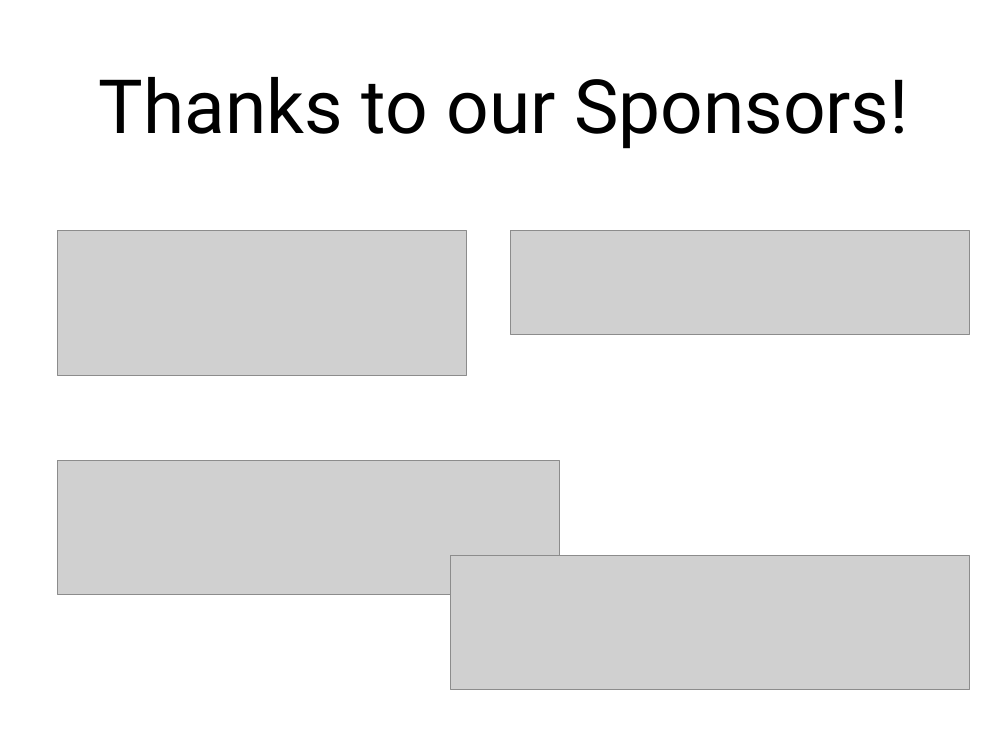
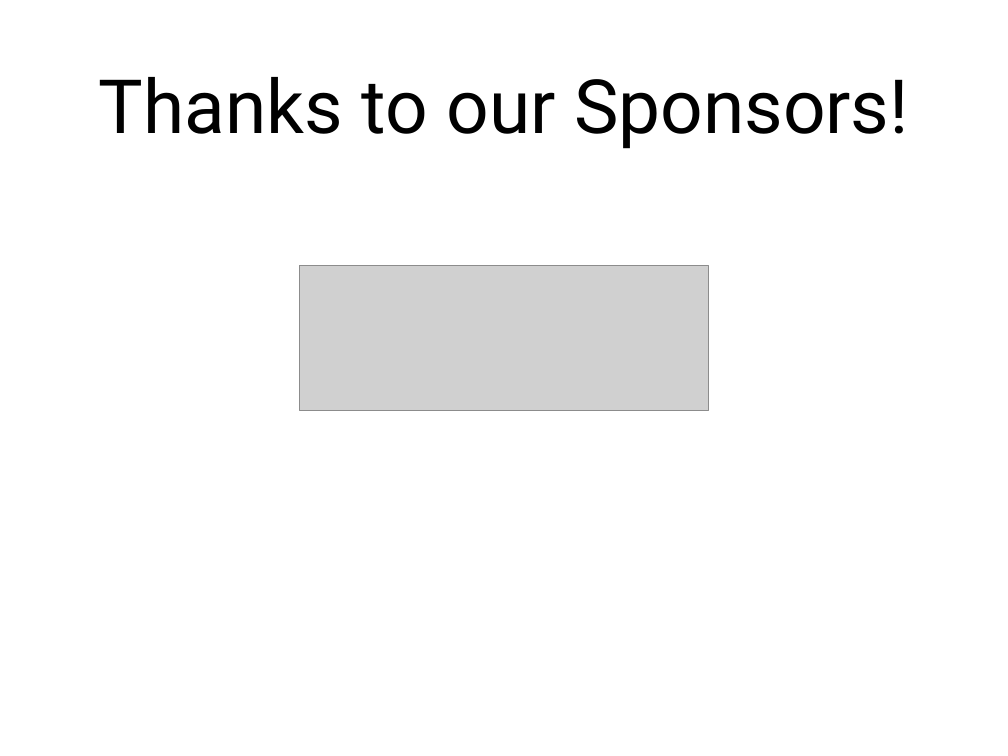
Before and after one commit to socalrug/hackathon-2024-04, a slide deck: slide 14 of admin/intro_slides/hackathon_intro_slides.pptx. Drawn at 1008x756 pixels with LibreOffice and Linux fonts; fonts in the diff are those of the drawing; grey boxes stand for pictures. Boxes give left, top, right and bottom in pixels: in the first picture for what was removed or moved away, otherwise in the second. Text is boxed around its words. In the diff, an @@ line names an element or a change of style, - is before the commit and + after.

```diff
--- a/admin/intro_slides/hackathon_intro_slides.pptx
+++ b/admin/intro_slides/hackathon_intro_slides.pptx
@@ picture removed at (511, 230, 970, 334) @@
@@ picture: place and size @@
-picture at (57, 230, 466, 375)
+picture at (300, 266, 709, 410)
@@ picture removed at (57, 461, 559, 595) @@
@@ picture removed at (451, 556, 970, 690) @@
```
Also in this commit, not shown: 8 other slides changed, 4 other files.
